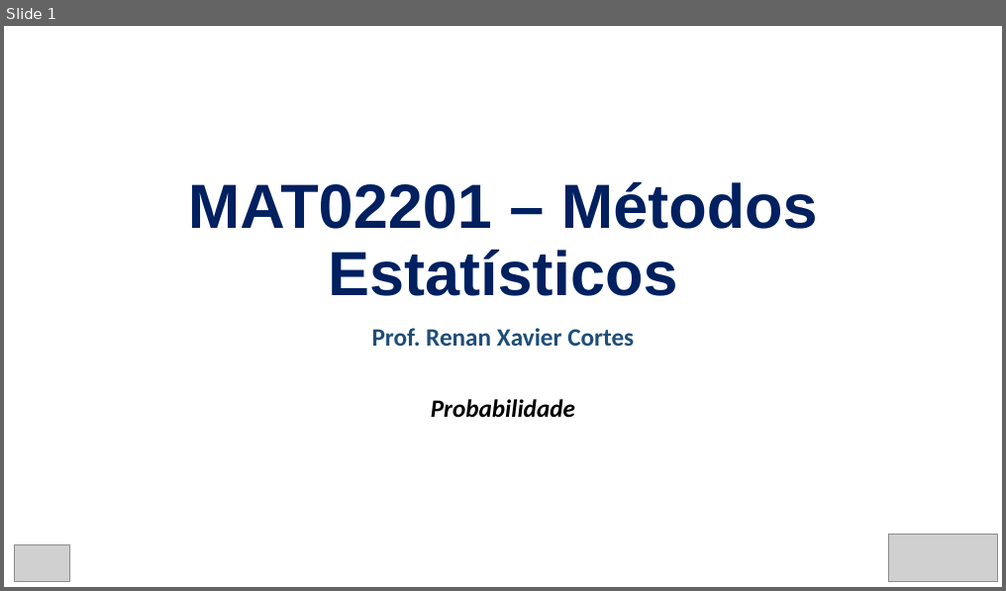
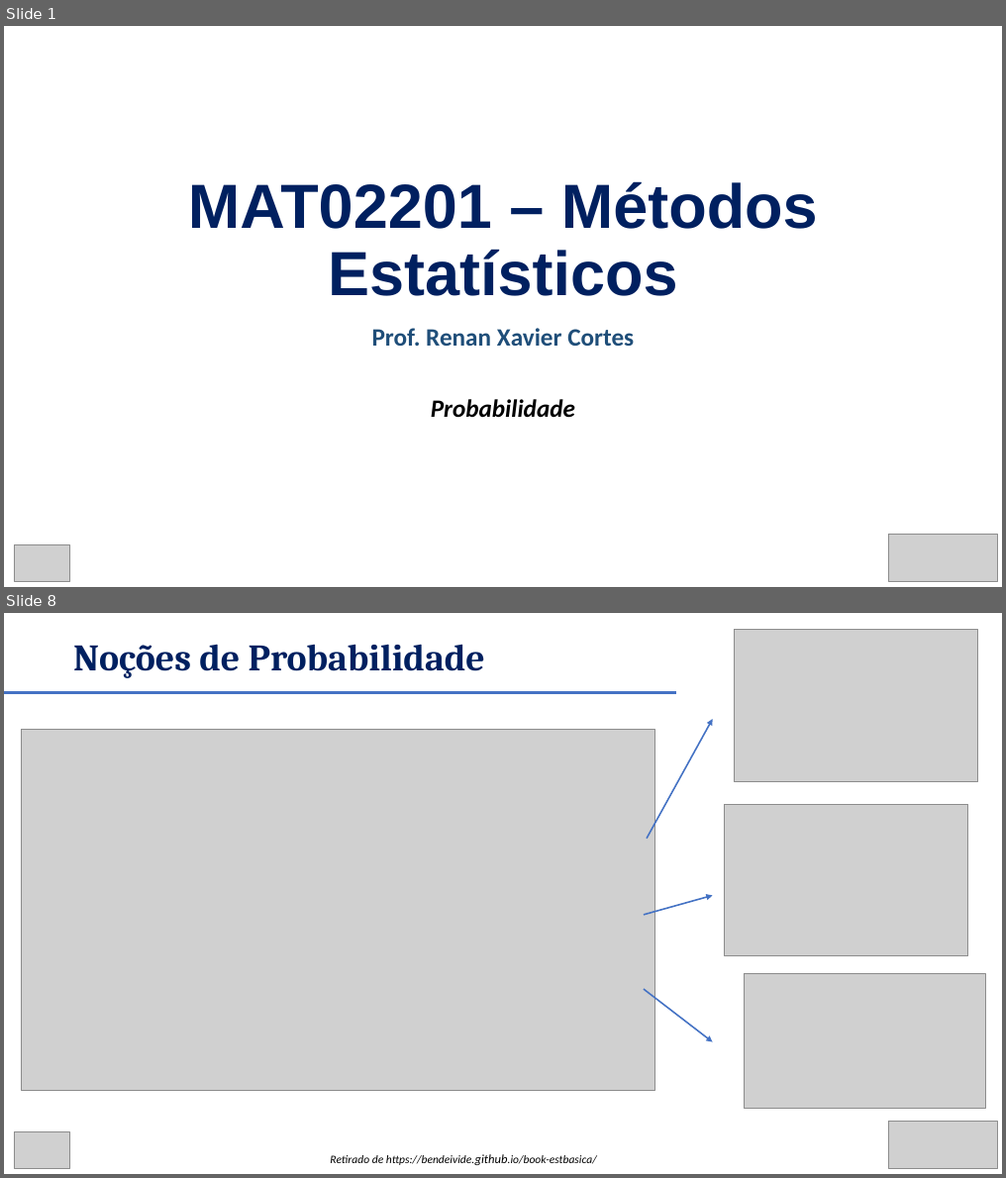
Before and after one commit to renanxcortes/teaching, a slide deck: Metodos_Estatisticos/slides/semana_5_a_6.pptx. Shown one above the other, each under a label of ours: slide 1 before the commit, slides 1 and 8 after it; the slides between them are not shown. The pictures are 1006x591 and 1006x1178 pixels, drawn with LibreOffice and Linux fonts; fonts in the diff are those of the drawing; grey boxes stand for pictures. Boxes give left, top, right and bottom in pixels: in the first picture for what was removed or moved away, otherwise in the second. Text is boxed around its words. In the diff, an @@ line names an element or a change of style, - is before the commit and + after.

```diff
--- a/Metodos_Estatisticos/slides/semana_5_a_6.pptx
+++ b/Metodos_Estatisticos/slides/semana_5_a_6.pptx
@@ slide 8 added at <box>4,613,1002,1174</box>, background #FFFFFF @@
@@ picture added at <box>734,630,978,781</box> @@
@@ text added at <box>73,644,485,678</box>, 36 pt, text #002060, bold @@
+Noções de Probabilidade
@@ line added from (4, 692) to (676, 692), #4472C4 3 pt @@
@@ picture added at <box>21,729,654,1090</box> @@
@@ arrow added from (648, 839) to (713, 719), #4472C4 1.5 pt @@
@@ picture added at <box>724,804,968,956</box> @@
@@ arrow added from (644, 915) to (713, 896), #4472C4 1.5 pt @@
@@ arrow added from (644, 989) to (713, 1043), #4472C4 1.5 pt @@
@@ picture added at <box>745,973,985,1109</box> @@
@@ picture added at <box>14,1133,70,1169</box> @@
@@ picture added at <box>888,1121,997,1168</box> @@
@@ text added at <box>330,1155,597,1165</box>, 11 pt, text #000000, italic @@
+Retirado de https://bendeivide.github.io/book-estbasica/
```
Also in this commit, not shown: 1 slide changed, 10 other slides added, 1 slide removed.
